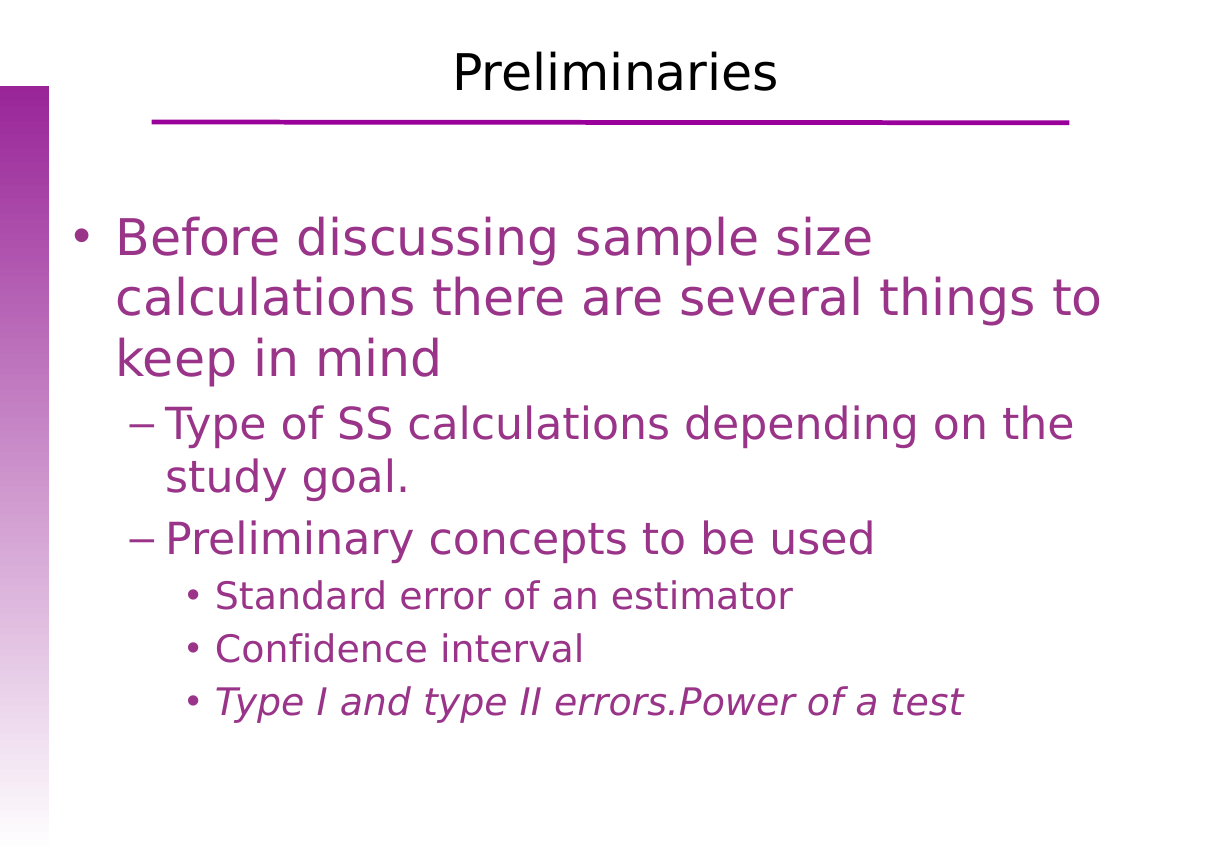
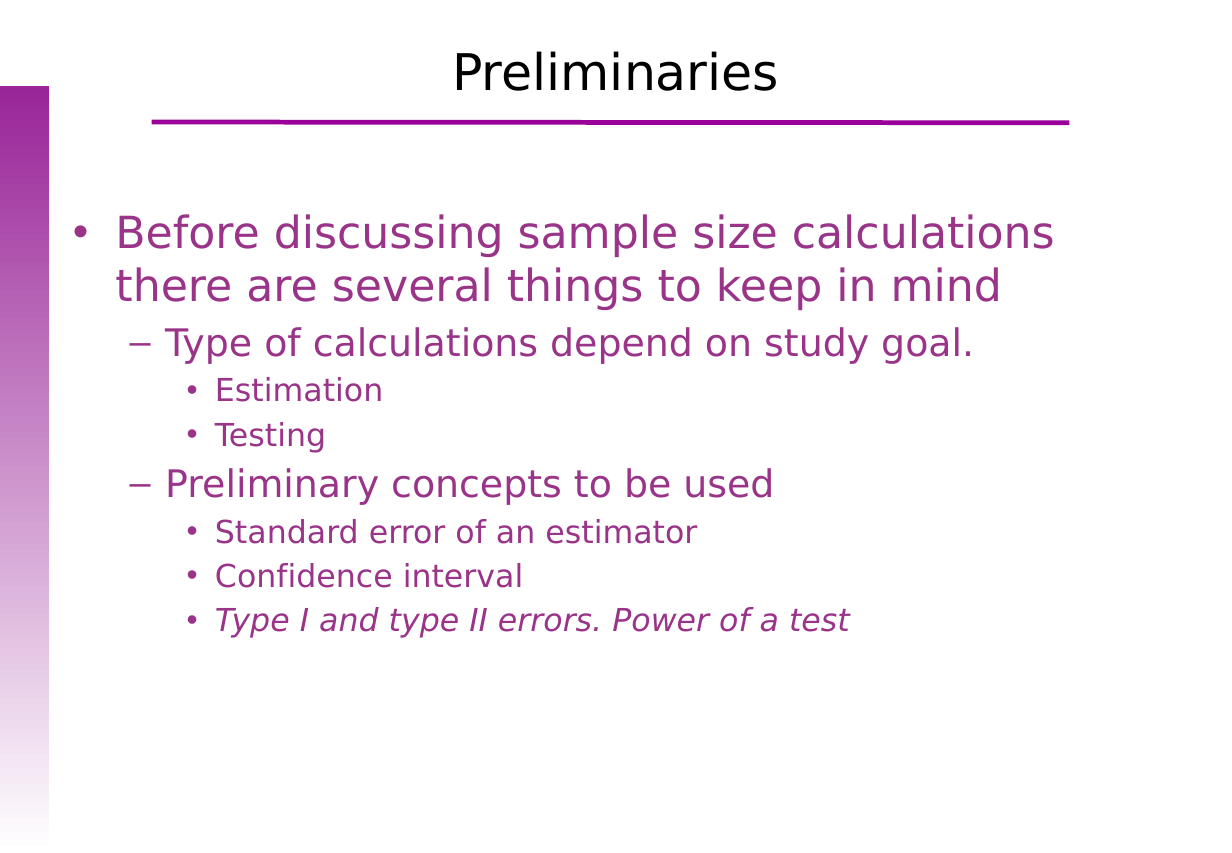
Before and after one commit to uebvhir/Course_Basic_Statistics_2019, a slide deck: slide 4 of Sessio_5/EBB_2018_Session_5_Sample_Size.pptx (slide 2 before the commit). Drawn at 1232x853 pixels with LibreOffice and Linux fonts; fonts in the diff are those of the drawing; background and template pictures are left out. Boxes give left, top, right and bottom in pixels: in the first picture for what was removed or moved away, otherwise in the second. Text is boxed around its words. In the diff, an @@ line names an element or a change of style, - is before the commit and + after.

```diff
--- a/Sessio_5/EBB_2018_Session_5_Sample_Size.pptx
+++ b/Sessio_5/EBB_2018_Session_5_Sample_Size.pptx
@@ text at (115, 214, 1055, 588): size 32 to 28 pt in "Before discussing sample size calculations there are ..."; size 28 to 24 pt in "Preliminary concepts to be used"; size 24 to 20 pt in "Standard error of an estimator", "Confidence interval" @@
@@ text at (165, 327, 974, 453): text changed; size 28 to 24 pt @@
-  – Type of SS calculations depending on the study goal.
+  – Type of calculations depend on study goal.
+    • Estimation
+    • Testing
@@ text at (215, 607, 850, 638): text changed; size 24 to 20 pt @@
-    • Type I and type II errors.Power of a test
+    • Type I and type II errors. Power of a test
```
Also in this commit, not shown: 10 other slides changed, 15 slides added, 2 slides removed, 3 other files.
